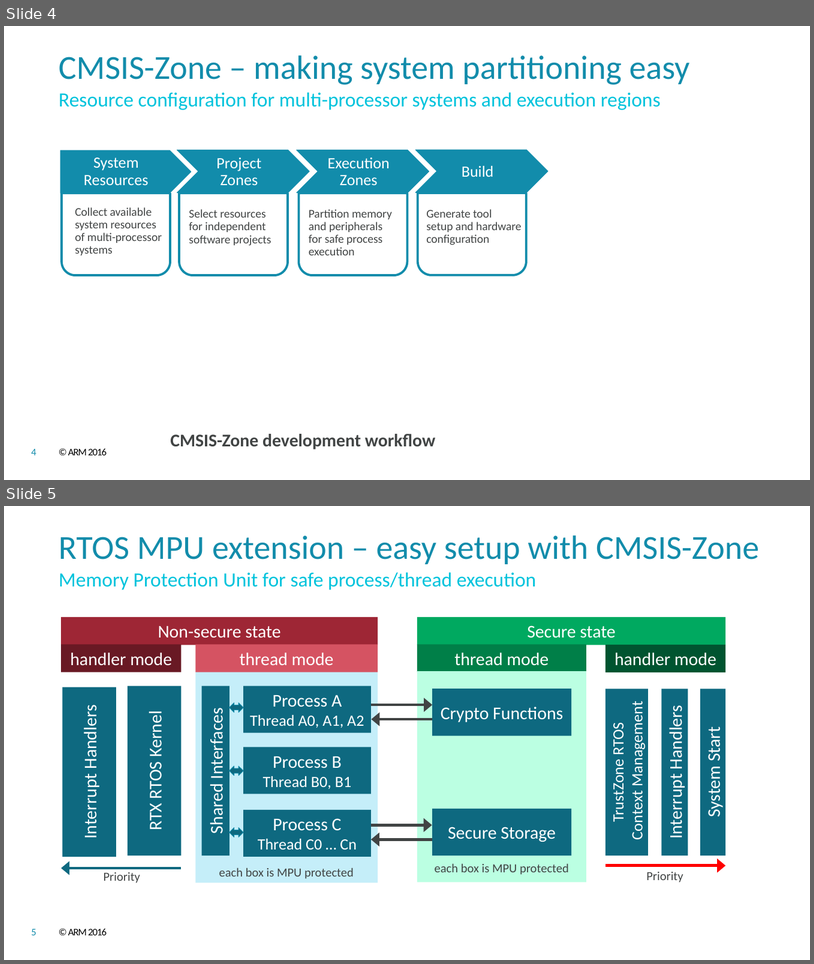
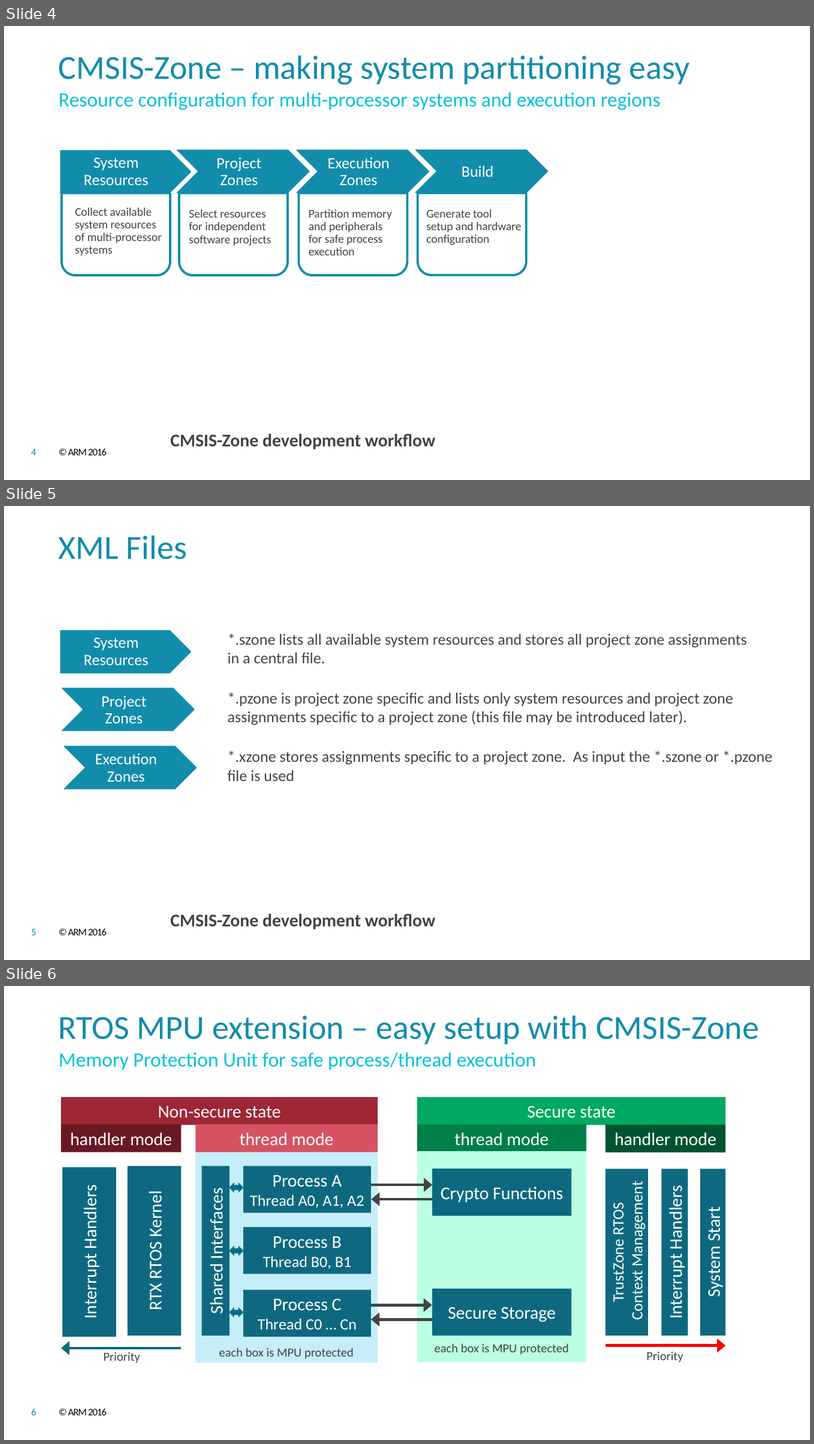
Before and after one commit to ARM-software/CMSIS_5, a slide deck: CMSIS/DoxyGen/Zone/src/images/CMSIS_Zone.pptx. Shown one above the other, each under a label of ours: slides 4 and 5 before the commit, slides 4, 5 and 6 after it. The pictures are 814x964 and 814x1444 pixels, drawn with LibreOffice and Linux fonts; fonts in the diff are those of the drawing; background and template pictures are left out. Boxes give left, top, right and bottom in pixels: in the first picture for what was removed or moved away, otherwise in the second. Text is boxed around its words. In the diff, an @@ line names an element or a change of style, - is before the commit and + after.

Commit message:
CMSIS-Zone XML documentation revised

```diff
--- a/CMSIS/DoxyGen/Zone/src/images/CMSIS_Zone.pptx
+++ b/CMSIS/DoxyGen/Zone/src/images/CMSIS_Zone.pptx
@@ slide 5 added at (x1=4, y1=506, x2=810, y2=960), background #FFFFFF; not listed: 2 template elements that a slide beside it also shows @@
@@ title added at (x1=59, y1=535, x2=187, y2=559), 30 pt, text #128CAB @@
+XML Files
@@ pentagon arrow added at (x1=60, y1=630, x2=191, y2=673), fill #128CAB, outline #128CAB 0.5 pt @@
@@ text added at (x1=84, y1=637, x2=149, y2=665), 14 pt, text #FFFFFF @@
+System
+Resources
@@ text added at (x1=228, y1=633, x2=747, y2=663), 14 pt, text #414444 @@
+*.szone lists all available system resources and stores all project zone assignments
+in a central file.
@@ text added at (x1=450, y1=643, x2=482, y2=662), 14 pt, text #FFFFFF @@
+Build
@@ chevron added at (x1=62, y1=688, x2=194, y2=731), fill #128CAB, outline #128CAB 0.5 pt @@
@@ text added at (x1=101, y1=696, x2=146, y2=723), 14 pt, text #FFFFFF @@
+Project
+Zones
@@ text added at (x1=228, y1=692, x2=734, y2=725), 14 pt, text #414444 @@
+*.pzone is project zone specific and lists only system resources and project zone assignments specific to a project zone (this file may be introduced later).
@@ chevron added at (x1=63, y1=747, x2=196, y2=789), fill #128CAB, outline #128CAB 0.5 pt @@
@@ text added at (x1=95, y1=753, x2=157, y2=781), 14 pt, text #FFFFFF @@
+Execution
+Zones
@@ text added at (x1=228, y1=750, x2=773, y2=781), 14 pt, text #414444 @@
+*.xzone stores assignments specific to a project zone. As input the *.szone or *.pzone
+file is used
@@ text added at (x1=170, y1=913, x2=435, y2=929), 16 pt, text #414444, bold @@
+  CMSIS-Zone development workflow
@@ what was slide 5 is now slide 6 @@
@@ page number at (x1=31, y1=1408, x2=36, y2=1415): text changed @@
-5
+6
```
Also in this commit, not shown: 2 other files.
